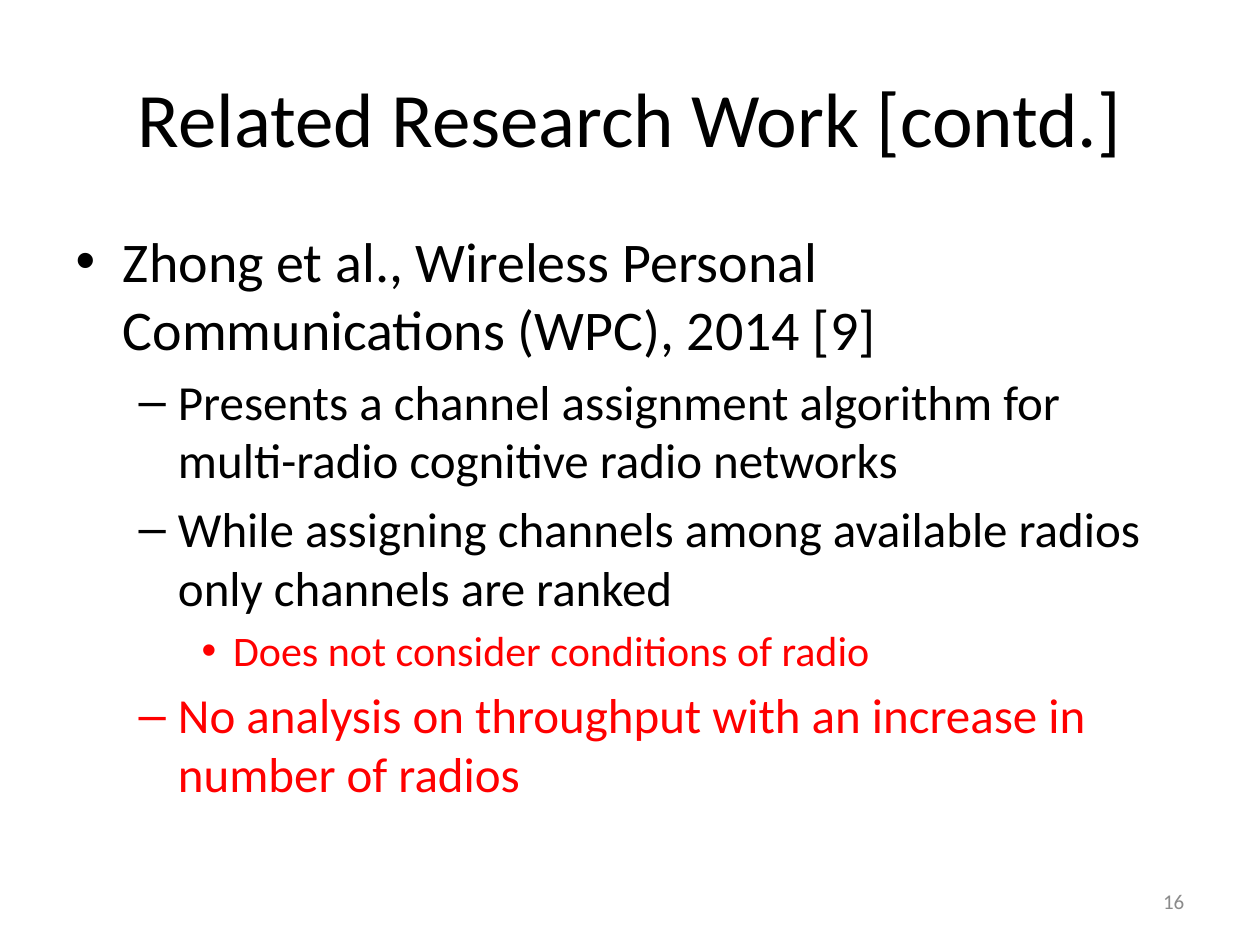
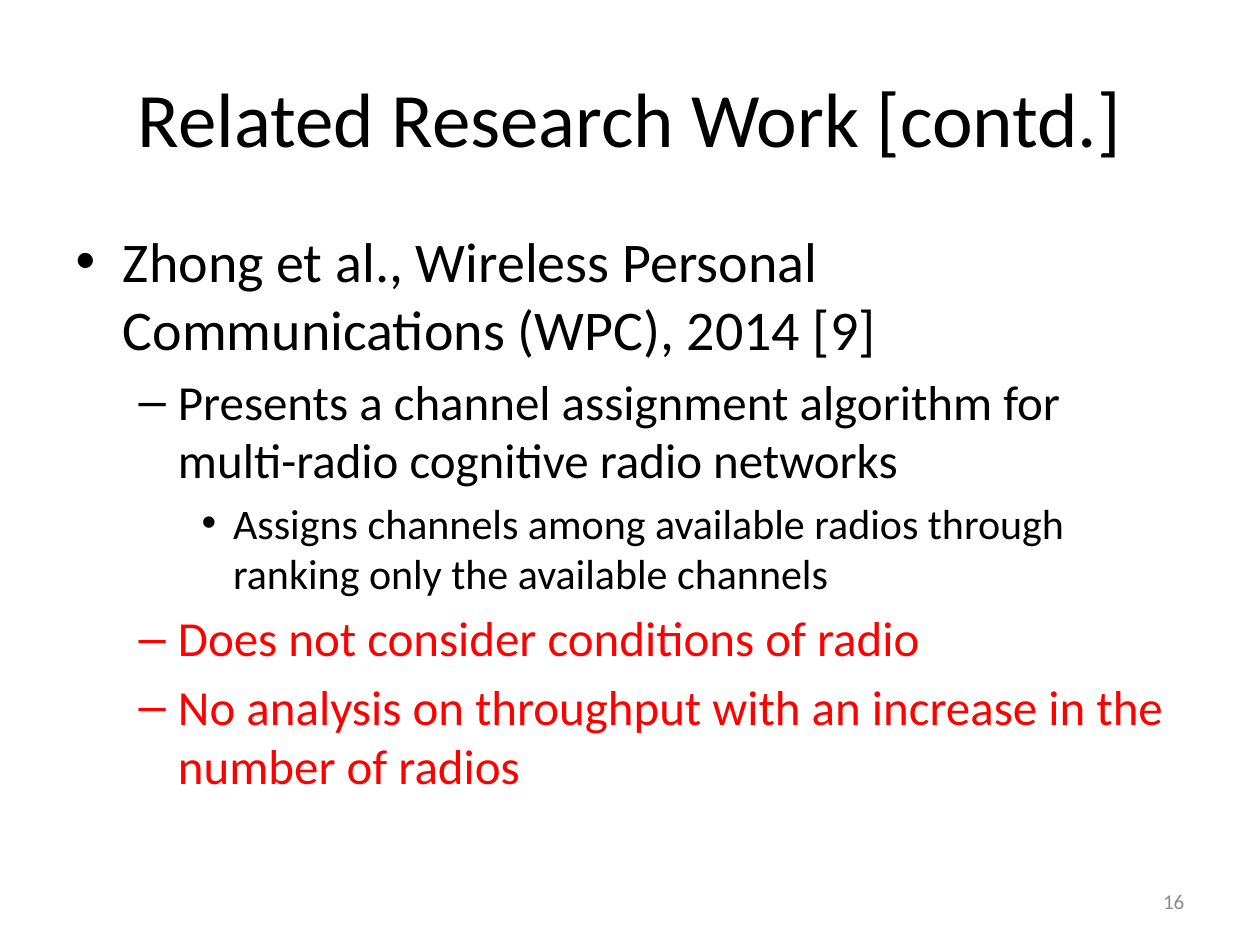
Before and after one commit to takhandipu/MSThesisPresentation, a slide deck: slide 16 of draft.pptx. Drawn at 1260x945 pixels with LibreOffice and Linux fonts; fonts in the diff are those of the drawing. Boxes give left, top, right and bottom in pixels: in the first picture for what was removed or moved away, otherwise in the second. Text is boxed around its words. In the diff, an @@ line names an element or a change of style, - is before the commit and + after.

```diff
--- a/draft.pptx
+++ b/draft.pptx
@@ text at box(233, 509, 1064, 597): text changed; size 28 to 24 pt @@
-  – While assigning channels among available radios only channels are ranked
+    • Assigns channels among available radios through ranking only the available channels
@@ text at box(178, 622, 919, 657): size 24 to 28 pt in "Does not consider conditions of radio"; bullet • to –; list level 3 to 2 in "Does not consider conditions of ..." @@
@@ text at box(178, 691, 1162, 785): text changed @@
-  – No analysis on throughput with an increase in number of radios
+  – No analysis on throughput with an increase in the number of radios
```
Also in this commit, not shown: 23 other slides changed, 1 slide added, 1 slide removed, 1 other file.
